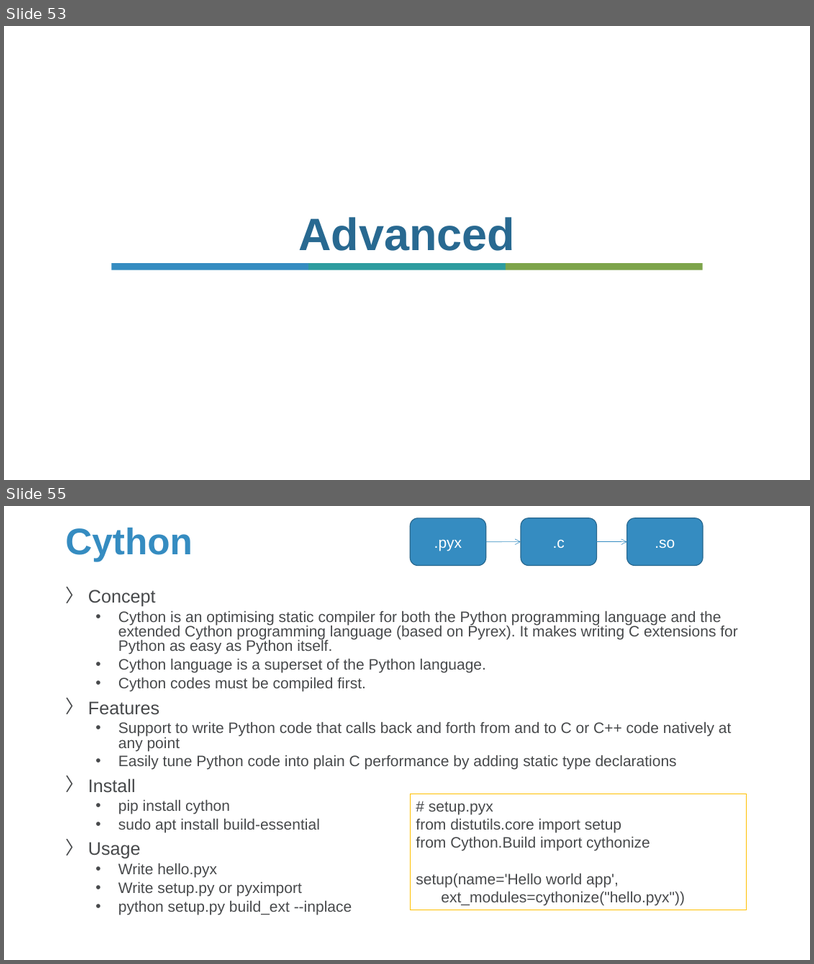
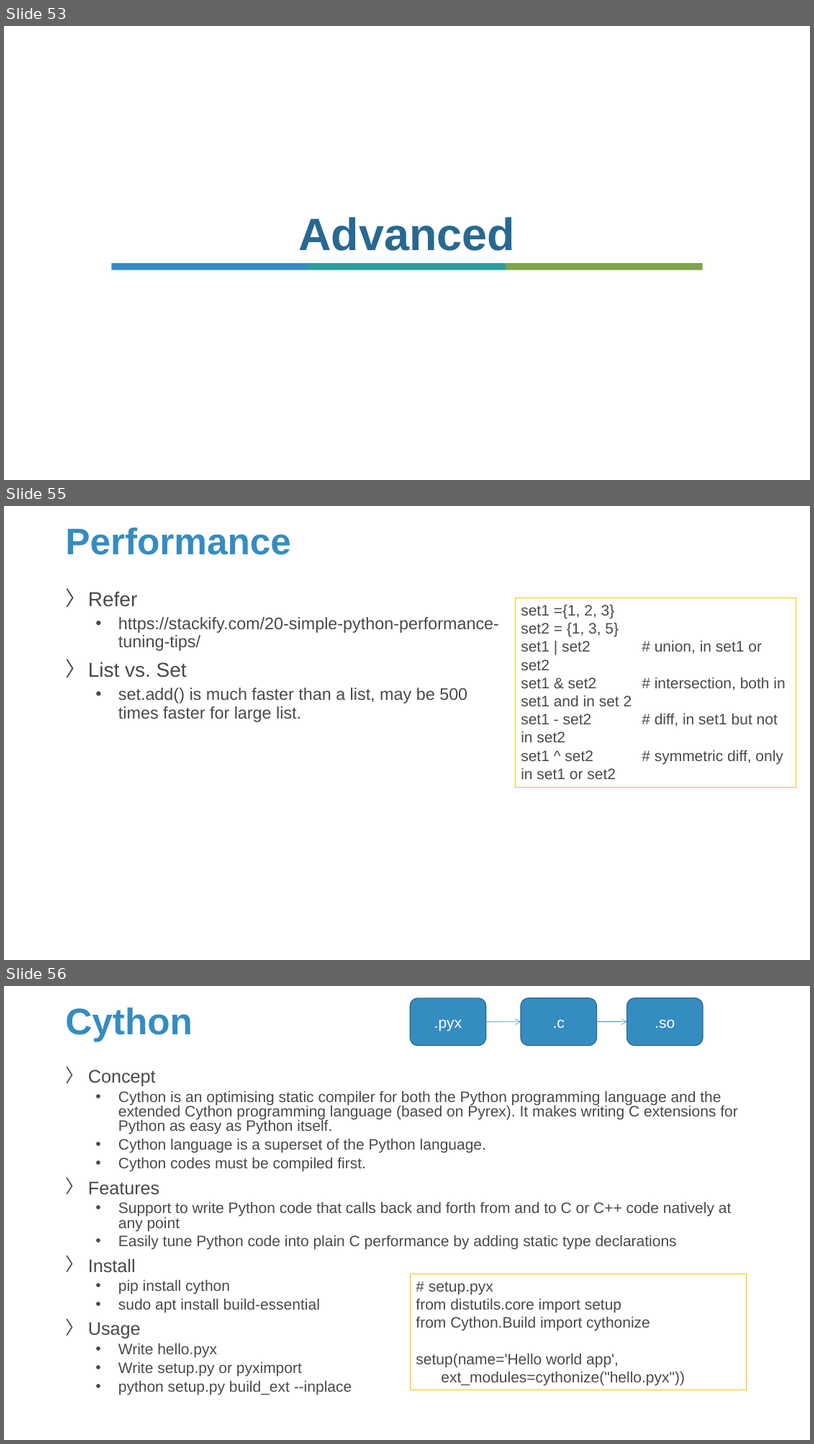
Before and after one commit to Sparks-Lu/TechNotes, a slide deck: Python/Python-Notes.pptx. Shown one above the other, each under a label of ours: slides 53 and 55 before the commit, slides 53, 55 and 56 after it; the slides between them are not shown. The pictures are 814x964 and 814x1444 pixels, drawn with LibreOffice and Linux fonts; fonts in the diff are those of the drawing; background and template pictures are left out. Boxes give left, top, right and bottom in pixels: in the first picture for what was removed or moved away, otherwise in the second. Text is boxed around its words. In the diff, an @@ line names an element or a change of style, - is before the commit and + after.

```diff
--- a/Python/Python-Notes.pptx
+++ b/Python/Python-Notes.pptx
@@ slide 55 added at (x1=4, y1=506, x2=810, y2=960), background picture (left out) @@
@@ title added at (x1=65, y1=528, x2=291, y2=555), 44 pt, text #358CC1, bold @@
+Performance
@@ text added at (x1=88, y1=591, x2=499, y2=722), 20 pt, text #47494B @@
+〉 Refer
+  • https://stackify.com/20-simple-python-performance-tuning-tips/
+〉 List vs. Set
+  • set.add() is much faster than a list, may be 500 times faster for large list.
@@ rectangle added at (x1=515, y1=598, x2=796, y2=788), outline #FFC000 0.75 pt, 18 pt, text #47494B @@
+set1 ={1, 2, 3}
+set2 = {1, 3, 5}
+set1 | set2 # union, in set1 or set2
+set1 & set2 # intersection, both in set1 and in set 2
+set1 - set2 # diff, in set1 but not in set2
+set1 ^ set2 # symmetric diff, only in set1 or set2
@@ what was slide 55 is now slide 56 @@
```
Also in this commit, not shown: 9 slides changed, 8 other files.
